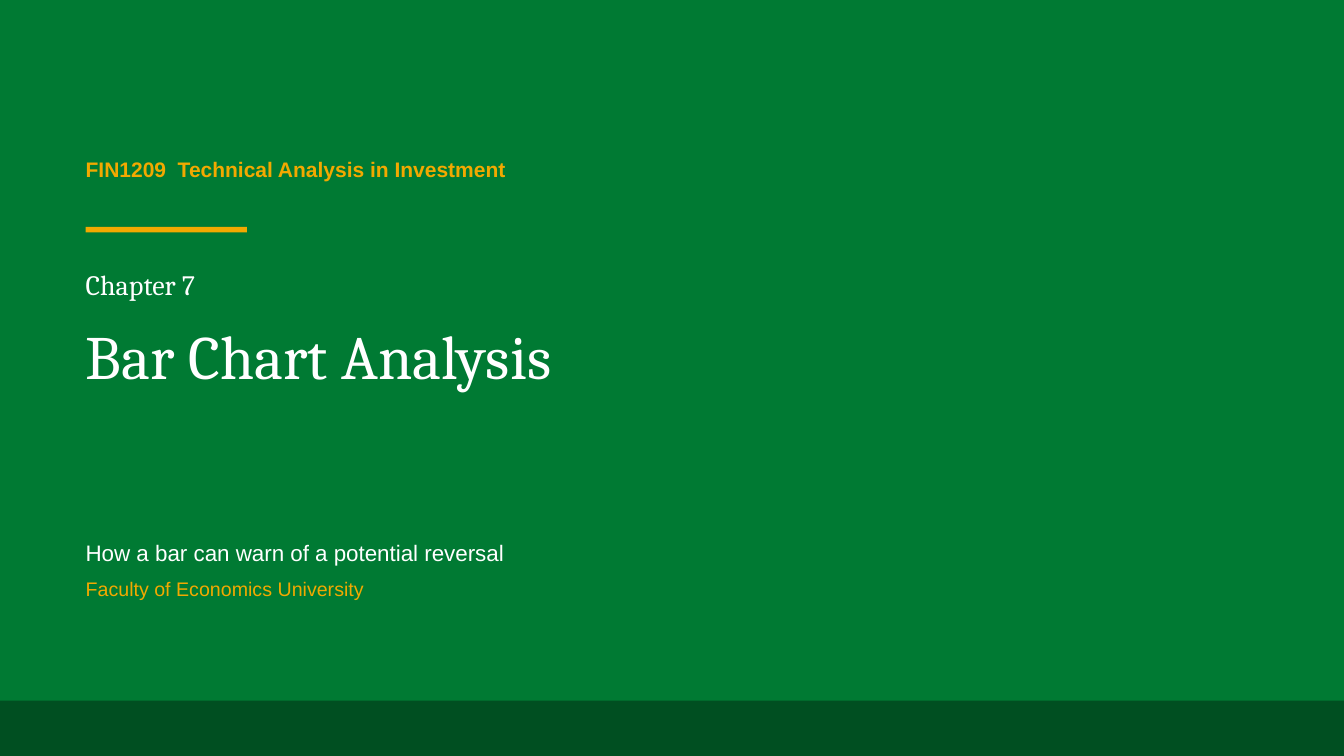
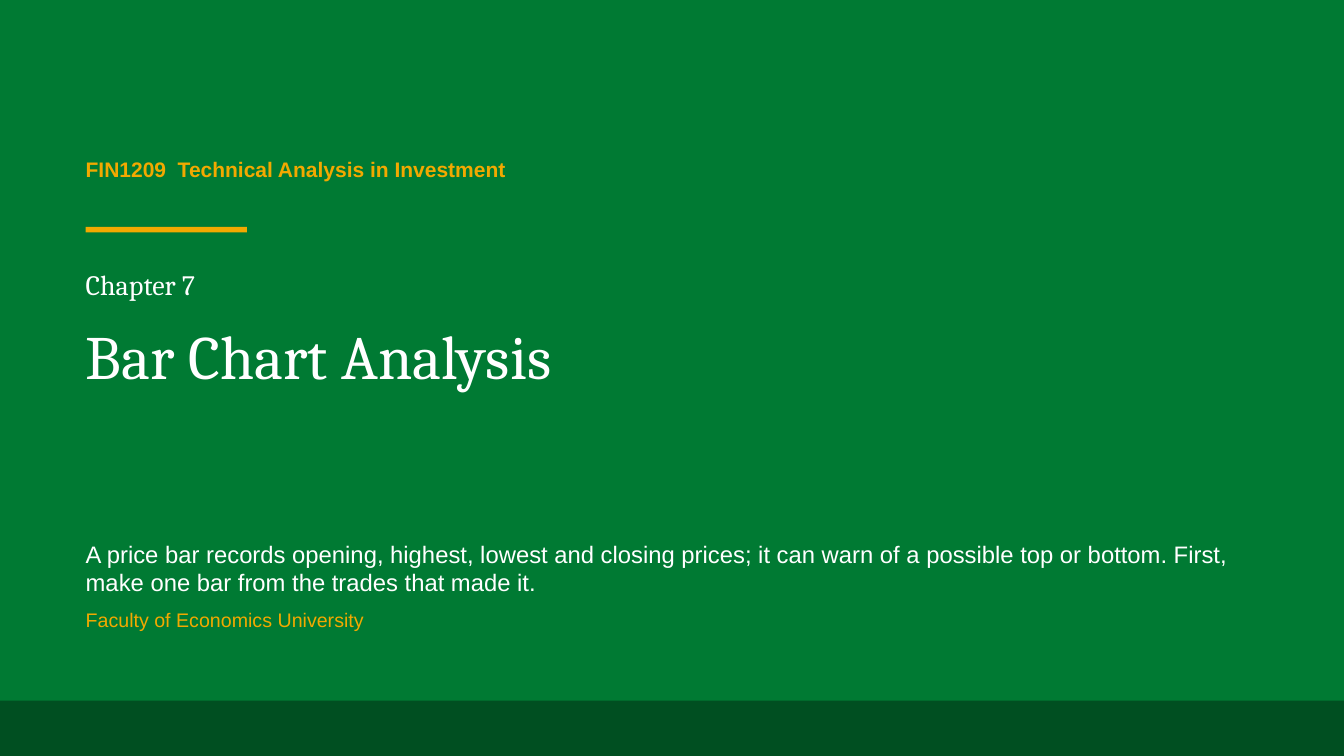
Before and after one commit to benjiesotelo-sudo/Telos_FIN1209, a slide deck: slide 1 of chapter-07/FIN1209-Chapter-07.pptx. Drawn at 1344x756 pixels with LibreOffice and Linux fonts; fonts in the diff are those of the drawing. Boxes give left, top, right and bottom in pixels: in the first picture for what was removed or moved away, otherwise in the second. Text is boxed around its words. In the diff, an @@ line names an element or a change of style, - is before the commit and + after.

```diff
--- a/chapter-07/FIN1209-Chapter-07.pptx
+++ b/chapter-07/FIN1209-Chapter-07.pptx
@@ text at (x1=86, y1=545, x2=1227, y2=592): text changed; size 16 to 17 pt @@
-How a bar can warn of a potential reversal
+A price bar records opening, highest, lowest and closing prices; it can warn of a possible top or bottom. First, make one bar from the trades that made it.
```
Also in this commit, not shown: 9 other slides changed, 17 slides added, 5 slides removed, 2 other files.
